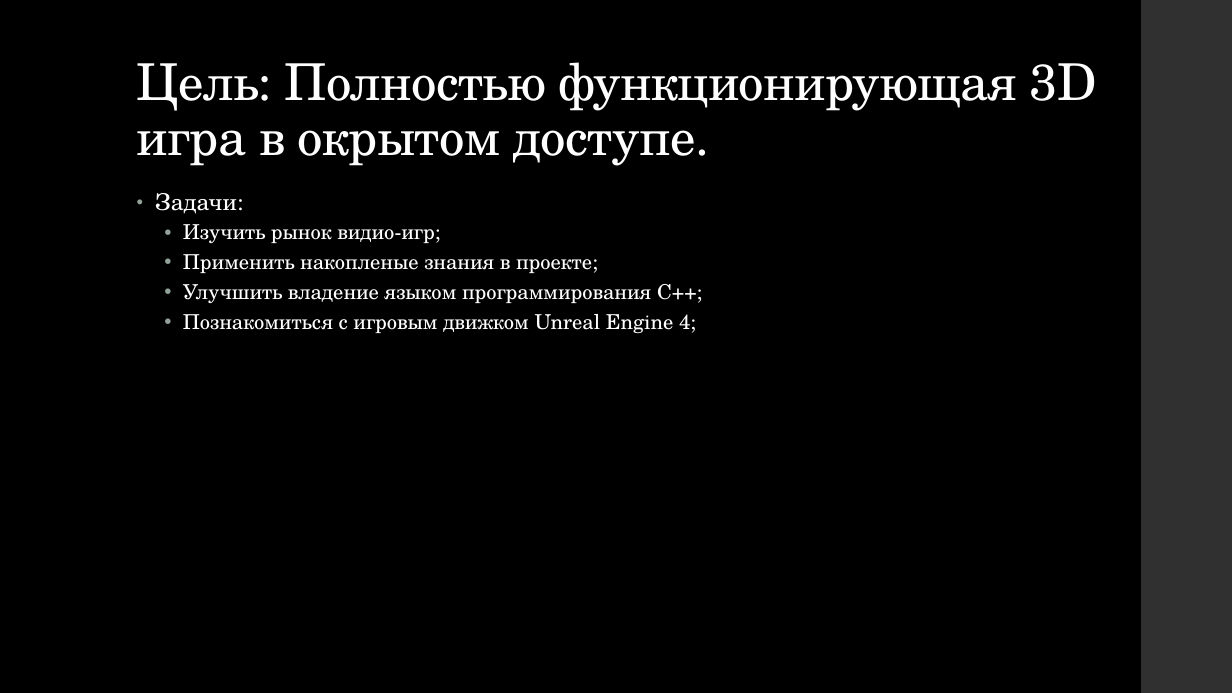
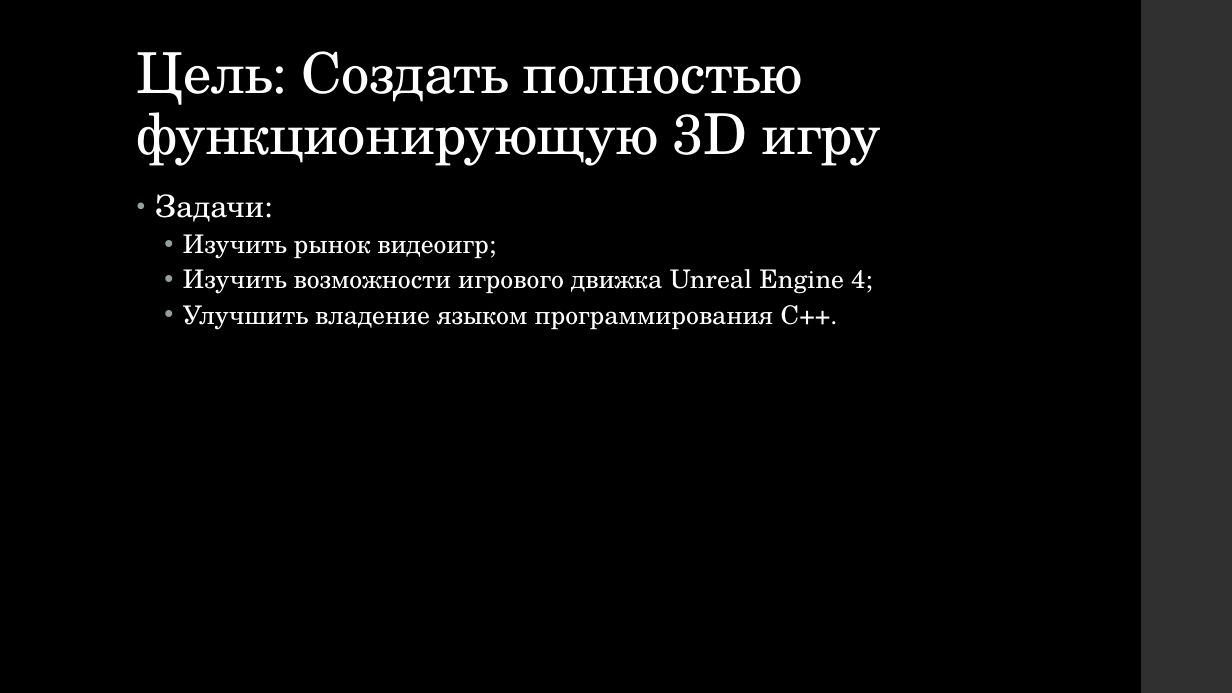
Before and after one commit to Kexfff/SchoolProjectGame, a slide deck: slide 2 of Presentation 2.pptx. Drawn at 1232x693 pixels with LibreOffice and Linux fonts; fonts in the diff are those of the drawing. Boxes give left, top, right and bottom in pixels: in the first picture for what was removed or moved away, otherwise in the second. Text is boxed around its words. In the diff, an @@ line names an element or a change of style, - is before the commit and + after.

Commit message:
Presentation format

```diff
--- a/Presentation 2.pptx
+++ b/Presentation 2.pptx
@@ title at bbox=[137, 51, 882, 166]: text changed; size 39.6 to 44 pt @@
-Цель: Полностью функционирующая 3D игра в окрытом доступе.
+Цель: Создать полностью функционирующую 3D игру
@@ text at bbox=[155, 194, 264, 222]: size 18 to 24 pt in "Задачи:" @@
@@ text at bbox=[183, 234, 872, 330]: text changed; size 16 to 20 pt @@
-  • Изучить рынок видио-игр;
-  • Применить накопленые знания в проекте;
-  • Улучшить владение языком программирования C++;
-  • Познакомиться с игровым движком Unreal Engine 4;
+  • Изучить рынок видеоигр;
+  • Изучить возможности игрового движка Unreal Engine 4;
+  • Улучшить владение языком программирования C++.
```
Also in this commit, not shown: 2 other slides changed, 1 other file.
